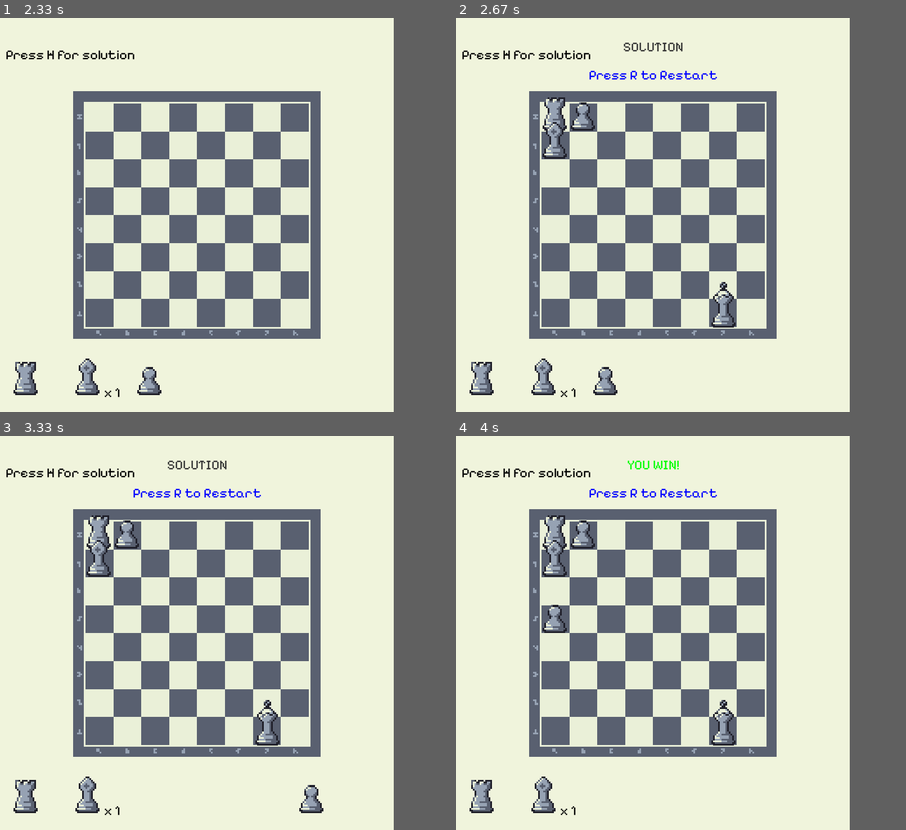
Above: before the commit, frames 1-4 (two rows, left to right).
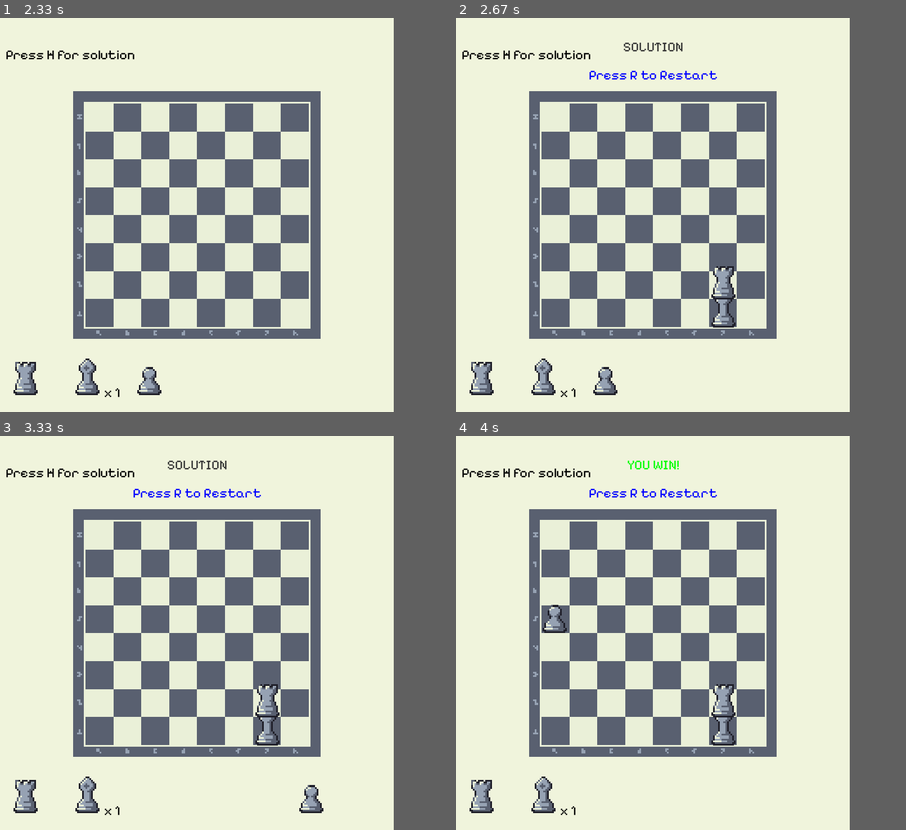
Above: after the commit, the same moments.

Repository: mihiniboteju/catch-the-king
Game: pygame game, started from Front/game_menu.py
Two runs of this game, one before a commit and one after it. Both use one fixed random seed, a clock stepped at 60 frames per second and the inputs below.
Inputs (mouse positions are in pixels of both pictures, inside the frame that each line leads up to):
- Up to frame 1 (2.33 s): press the mouse at (225, 309) at 0.37 s; move the mouse to (153, 222) at 0.47 s; release the mouse at (85, 136) at 0.6 s; press the mouse at (225, 309) at 0.7 s; move the mouse to (252, 262) at 0.8 s; release the mouse at (279, 215) at 0.93 s; click (148, 368) at 1.05 s; click (27, 368) at 1.38 s; click (324, 81) at 1.72 s; tap A at 2 s
- Up to frame 2 (2.67 s): tap H at 2.33 s
- Up to frame 3 (3.33 s): click (144, 569) at 2.72 s; press the mouse at (148, 786) at 3.03 s; move the mouse to (229, 723) at 3.13 s; release the mouse at (310, 664) at 3.27 s
- Up to frame 4 (4 s): press the mouse at (766, 786) at 3.37 s; move the mouse to (654, 703) at 3.47 s; release the mouse at (541, 625) at 3.6 s

Frame 1 is identical in both runs. In frame 2, 1.0% of the frame differs, in the area x 19-63%, y 20-72%; in frame 3, 1.0%; in frame 4, 1.0%.

Commit message:
solver dfs to astar

Diff:
--- a/Back/solver.py
+++ b/Back/solver.py
@@ -1,5 +1,30 @@
 from checkmate import checkmate
 from gamestate import GameState
+import heapq
+
+def heuristic(board, king_pos):
+    score = 0
+    ky, kx = king_pos
+
+    for y in range(len(board)):
+        for x in range(len(board)):
+            piece = board[y][x]
+            if piece == '.':
+                continue
+            dist = abs(ky - y) + abs(kx - x)
+            if piece == 'Q':
+                score += 5 / (dist + 1)
+            elif piece == 'R':
+                if y == ky or x == kx:
+                    score += 4 / (dist + 1)
+            elif piece == 'B':
+                if abs(ky - y) == abs(kx - x):
+                    score += 3 / (dist + 1)
+            elif piece == 'P':
+                if ky == y - 1 and abs(kx - x) == 1:
+                    score += 2
+    return -score
+
 
 def get_empty_squares(board):
     empty = []
@@ -27,32 +52,42 @@
     test_board[king_row][king_col] = 'K'
     return '\n'.join(' '.join(row) for row in test_board)
 
-def dfs_search(state, king_pos, find_solution=False, solution=None):
-    if solution is None:
-        solution = []
+def astar_search(state, king_pos):
+    start_board_str = board_to_string(state.board, king_pos)
+    frontier = []
 
-    board_str = board_to_string(state.board, king_pos)
-    if checkmate(board_str): #assuming checkmate return True/False
-        if find_solution:
-            return solution
-        return True
+    counter = 0
+    h = heuristic(state.board, king_pos)
+    heapq.heappush(frontier, (h, counter, state, []))
 
-    if all(state.remaining_pieces[piece] == 0 for piece in state.remaining_pieces):
-        return [] if find_solution else False
+    visited = set()
 
-    empty_squares = get_empty_squares(state.board)
+    while frontier:
+        f, _, current_state, path = heapq.heappop(frontier)
+        board_str = board_to_string(current_state.board, king_pos)
 
-    for row, col in empty_squares:
-        for piece, count in state.remaining_pieces.items():
-            if count > 0:
-                new_state = place_piece(state, piece, row, col)
-                new_solution = solution + [(piece, row, col)] if find_solution else []
-                result = dfs_search(new_state, king_pos, find_solution, new_solution)
-                if (find_solution and result) or (not find_solution and result):
-                    return result
-    if find_solution:
-        return []
-    return False
+        if board_str in visited:
+            continue
+        visited.add(board_str)
+
+        if checkmate(board_str):
+            return path
+
+        for row, col in get_empty_squares(current_state.board):
+            for piece, count in current_state.remaining_pieces.items():
+                if count > 0:
+                    new_state = place_piece(current_state, piece, row, col)
+                    new_path = path + [(piece, row, col)]
+
+                    g = len(new_path)
+                    h = heuristic(new_state.board, king_pos)
+                    f_new = g + h
+
+                    counter += 1
+
+                    heapq.heappush(frontier, (f_new, counter, new_state, new_path))
+
+    return None
 
 def _create_game_state_from_board(current_board, remaining_pieces, king_pos):
     board_size = len(current_board)
@@ -70,13 +105,13 @@
 
 def can_still_win(current_board, remaining_pieces, king_pos):
     state = _create_game_state_from_board(current_board, remaining_pieces, king_pos)
-    return dfs_search(state, king_pos)
+    return astar_search(state, king_pos)
 
 def find_complete_solution(king_pos, available_pieces, board_size=8):
     initial_state = GameState(board_size)
     if available_pieces:
         initial_state.remaining_pieces = available_pieces.copy()
-    solution = dfs_search(initial_state, king_pos, find_solution=True)
+    solution = astar_search(initial_state, king_pos)#, find_solution=True)
     if solution:
         current_state = GameState(board_size)
         for i, (piece, row, col) in enumerate(solution, 1):
@@ -93,7 +128,7 @@
 
 def find_remaining_solution(current_board, remaining_pieces, king_pos):
     state = _create_game_state_from_board(current_board, remaining_pieces, king_pos)
-    solution = dfs_search(state, king_pos, find_solution=True)
+    solution = astar_search(state, king_pos)#, find_solution=True)
 
     if solution:
         current_state = _create_game_state_from_board(current_board, remaining_pieces, king_pos)
Binary file added: requirements.txt
Not shown, added: .gitignore
